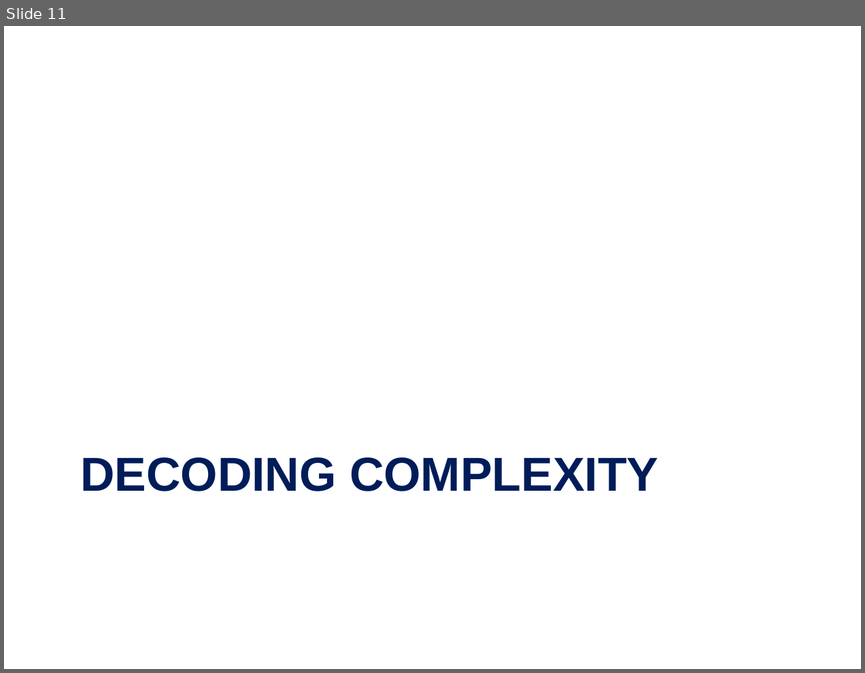
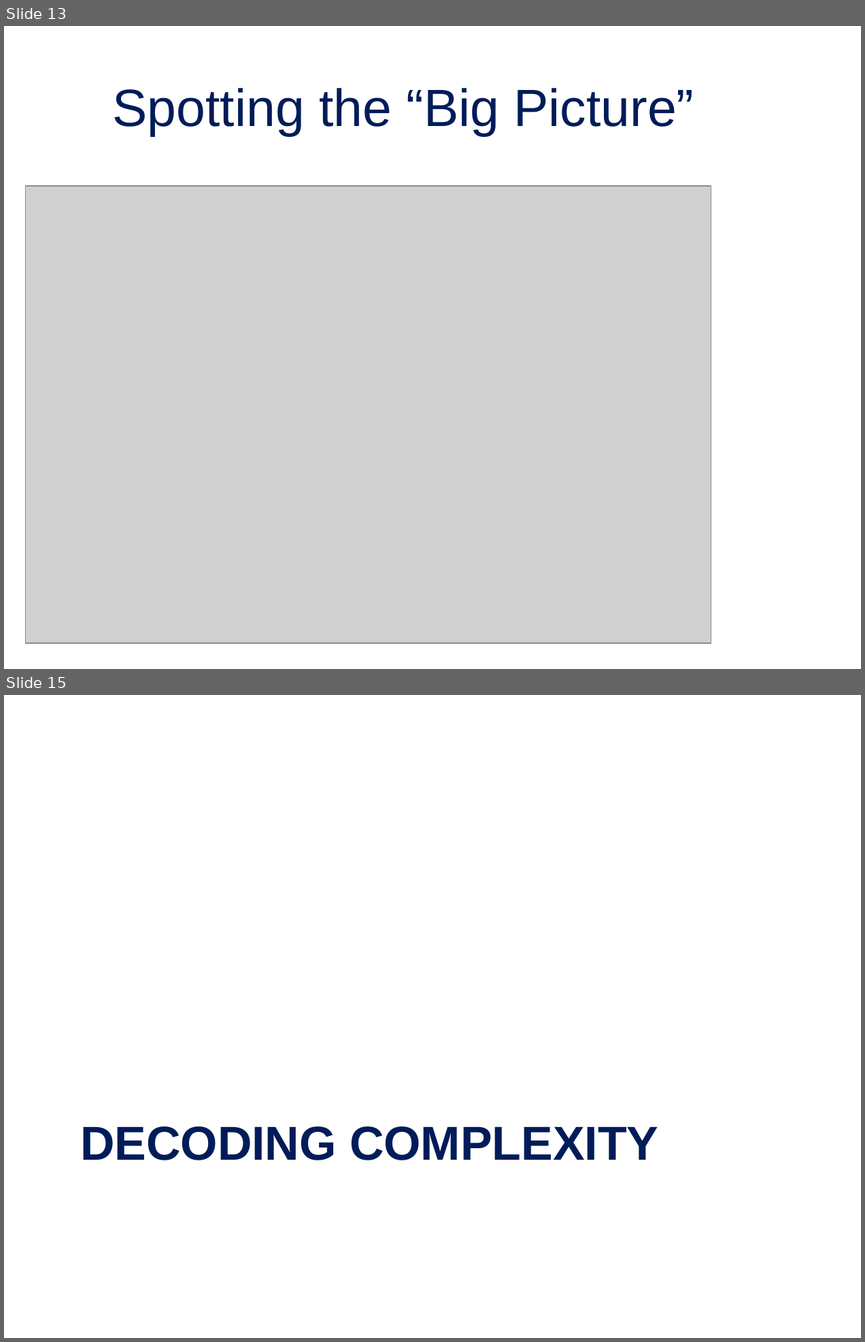
Before and after one commit to jordan-bonner/CAS_Spr23, a slide deck: Presentation Slides/Effective Data Visualization for Actuaries.pptx. Shown one above the other, each under a label of ours: slide 11 before the commit, slides 13 and 15 after it; the slides between them are not shown. The pictures are 865x673 and 865x1342 pixels, drawn with LibreOffice and Linux fonts; fonts in the diff are those of the drawing; grey boxes stand for pictures; background and template pictures are left out. Boxes give left, top, right and bottom in pixels: in the first picture for what was removed or moved away, otherwise in the second. Text is boxed around its words. In the diff, an @@ line names an element or a change of style, - is before the commit and + after.

```diff
--- a/Presentation Slides/Effective Data Visualization for Actuaries.pptx
+++ b/Presentation Slides/Effective Data Visualization for Actuaries.pptx
@@ slide 13 added at (4, 26, 861, 669), background picture (left out) @@
@@ title added at (113, 88, 694, 136), 44 pt, text #001C59 @@
+Spotting the “Big Picture”
@@ picture added at (26, 186, 711, 643) @@
@@ what was slide 11 is now slide 15 @@
```
Also in this commit, not shown: 2 slides changed, 3 other slides added, 5 other files.
